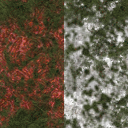
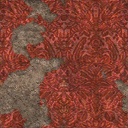
Comparing the layer stacks of the two (128, 128) images. Changes:
hid group "y (grass)" (2 layers) over [left=0, top=0, right=128, bottom=128]
showed group "y (rips)" (2 layers) over [left=0, top=0, right=128, bottom=128]
painted on "Background" over [left=64, top=0, right=128, bottom=128]
